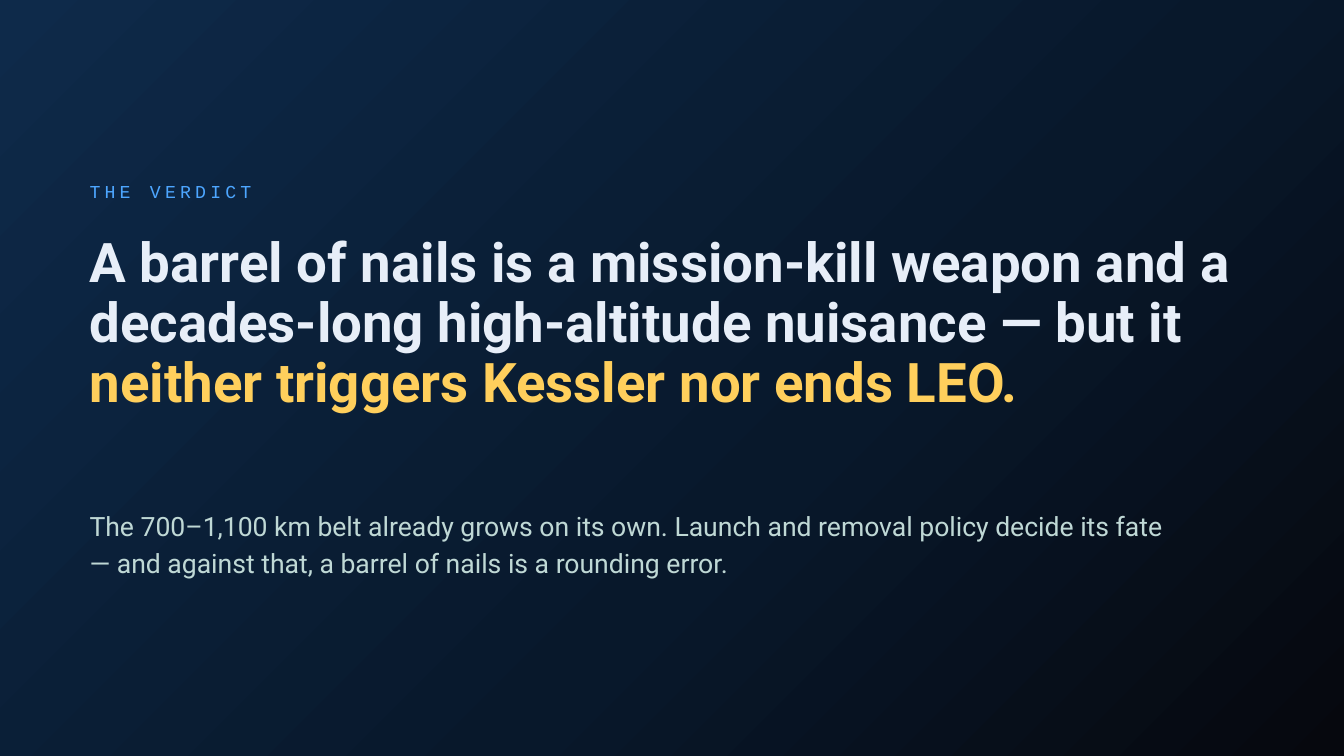
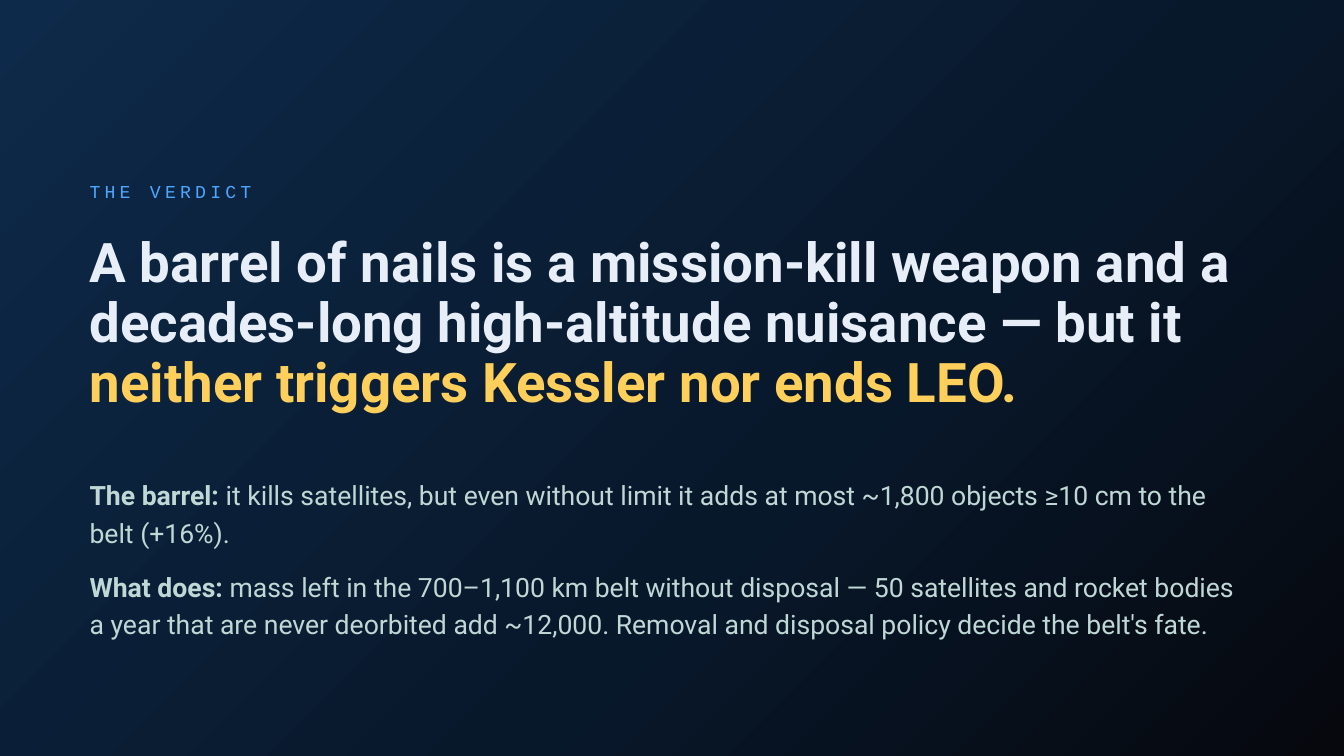
Before and after one commit to TimKadyrov/DebrisCascade, a slide deck: slide 22 of Barrel of Nails — Kessler Study.pptx (slide 21 before the commit). Drawn at 1344x756 pixels with LibreOffice and Linux fonts; fonts in the diff are those of the drawing. Boxes give left, top, right and bottom in pixels: in the first picture for what was removed or moved away, otherwise in the second. Text is boxed around its words. In the diff, an @@ line names an element or a change of style, - is before the commit and + after.

```diff
--- a/Barrel of Nails — Kessler Study.pptx
+++ b/Barrel of Nails — Kessler Study.pptx
@@ text at (90, 485, 1233, 640): text changed @@
-The 700–1,100 km belt already grows on its own. Launch and removal policy decide its fate — and against that, a barrel of nails is a rounding error.
+The barrel: it kills satellites, but even without limit it adds at most ~1,800 objects ≥10 cm to the belt (+16%).
+What does: mass left in the 700–1,100 km belt without disposal — 50 satellites and rocket bodies a year that are never deorbited add ~12,000. Removal and disposal policy decide the belt's fate.
```
Also in this commit, not shown: 6 other slides changed, 1 slide added, 3 other files.
